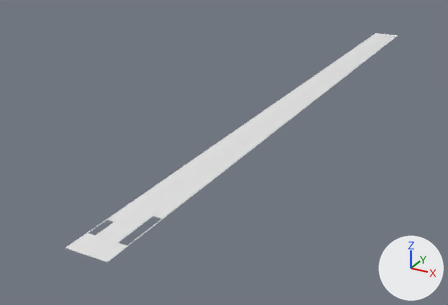
Renders of the FBX model HYQ_Project/assets/GameRes/SLLYT_map/fbx/SM_qiao_01.fbx from each side of a commit.
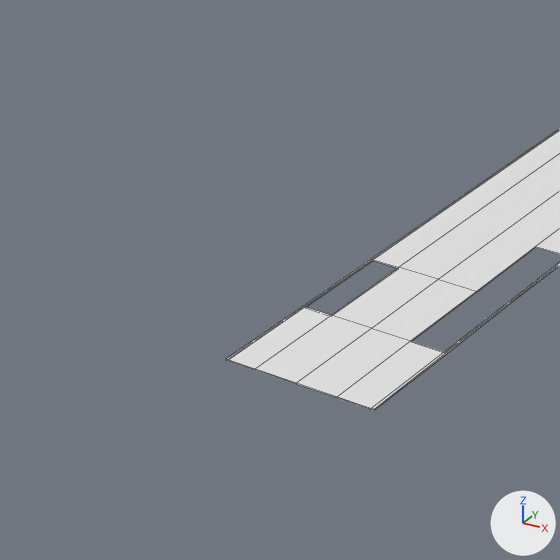
Each version appears first whole from a camera (50 mm lens) standing at (115.1, -121.2, 105.1) and looking at (-26.8, 136.8, -23.9), and next in a close-up on the part from 0% to 36% of the width and 48% to 100% of the height. Arrows for +X, +Y and +Z are at lower right; the lights stay in place. The first two pictures are the older version. The close-ups show mesh edges as thin lines. Where no turn or scale is listed for an object, it has been applied to the vertices.

Before the edit, the objects in view are built like this:
```python
me_mesh = bpy.data.meshes.new('Mesh')
me_mesh.from_pydata(...)  # 59 vertices, 44 faces; spans x -8.0..8.0, y 0.0..339.0, z 0.0
ob_daqiao01_01 = bpy.data.objects.new('daqiao01_01', me_mesh)
ob_daqiao01_01.location = (0.0, 0.0, 0.0)
```
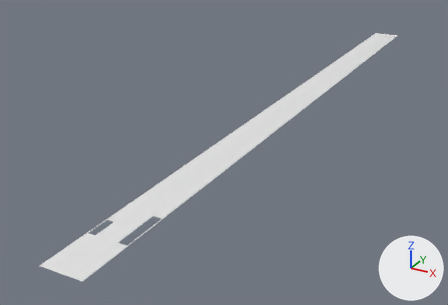
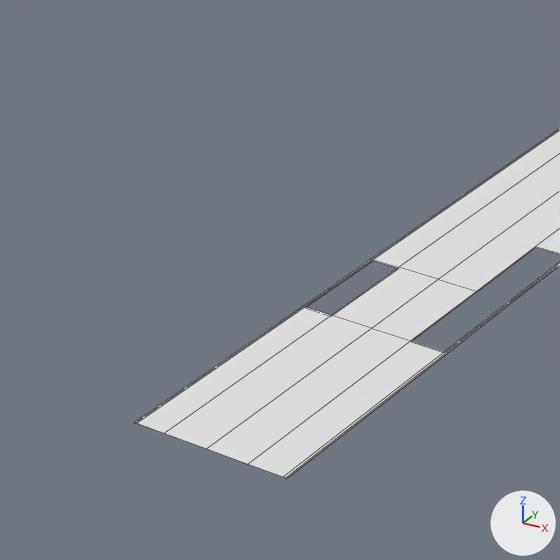
Where the newer file only moved an object's origin or applied its transform, the numbers keep the older frame.

Boxes [x1, y1, x2, y2] around the edits, measured in the close-ups (560 x 560 px):
'daqiao01_01', reshaped
    before: [227, 129, 560, 410]
    after: [135, 129, 560, 479]
part 1 of me_mesh, built on
    before: [227, 306, 447, 410]
    after: [135, 306, 447, 479]

The edits, one by one:
me_mesh is used by ob_daqiao01_01; location (0.0, 0.0, 0.0).
me_mesh had 59 vertices, 44 faces and spanned x -8.0..8.0, y 0.0..339.0, z 0.0.
me_mesh now has 54 vertices, 38 faces and spans x -8.0..8.0, y -11.0..339.0, z 0.0.
Part 1, on me_mesh:
12 vertices are removed from x -8.0..8.0, y 0.0, z 0.0.
14 faces are deleted.
2 vertices move from x -8.0..8.0, y 0.0, z 0.0 to x -8.0..8.0, y -11.0, z 0.0.
7 new vertices lie (0.0, -21.0, 0.0) away from vertices in x -8.0..8.0, y 10.0, z 0.0.
8 new faces join them.
